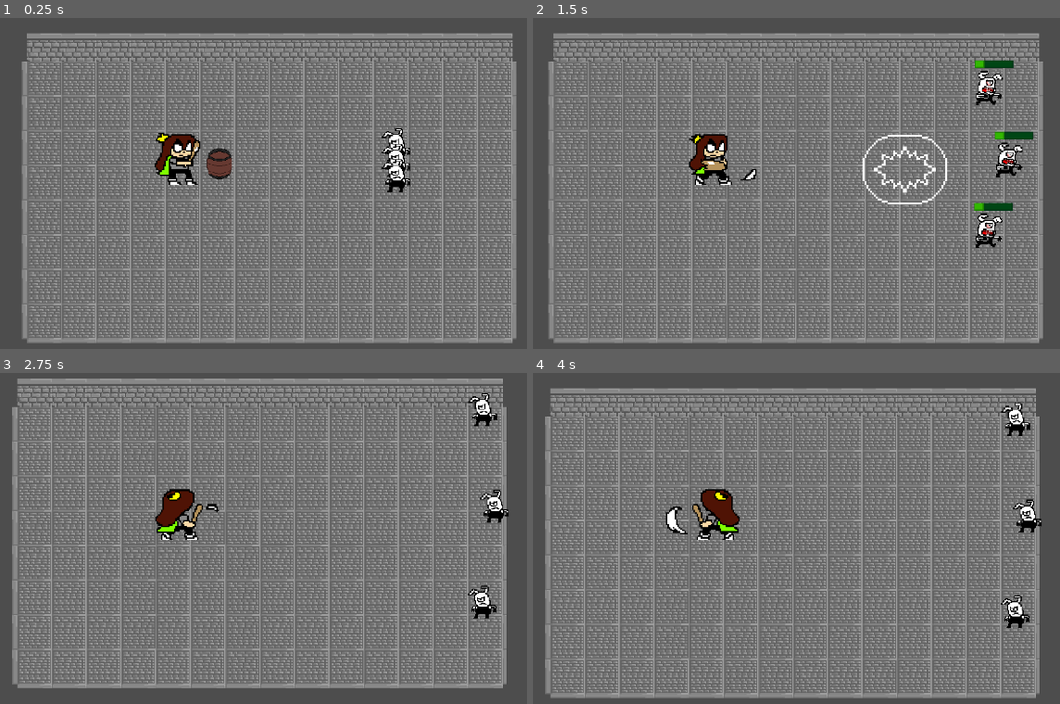
Above: before the commit, frames 1-4 (two rows, left to right).
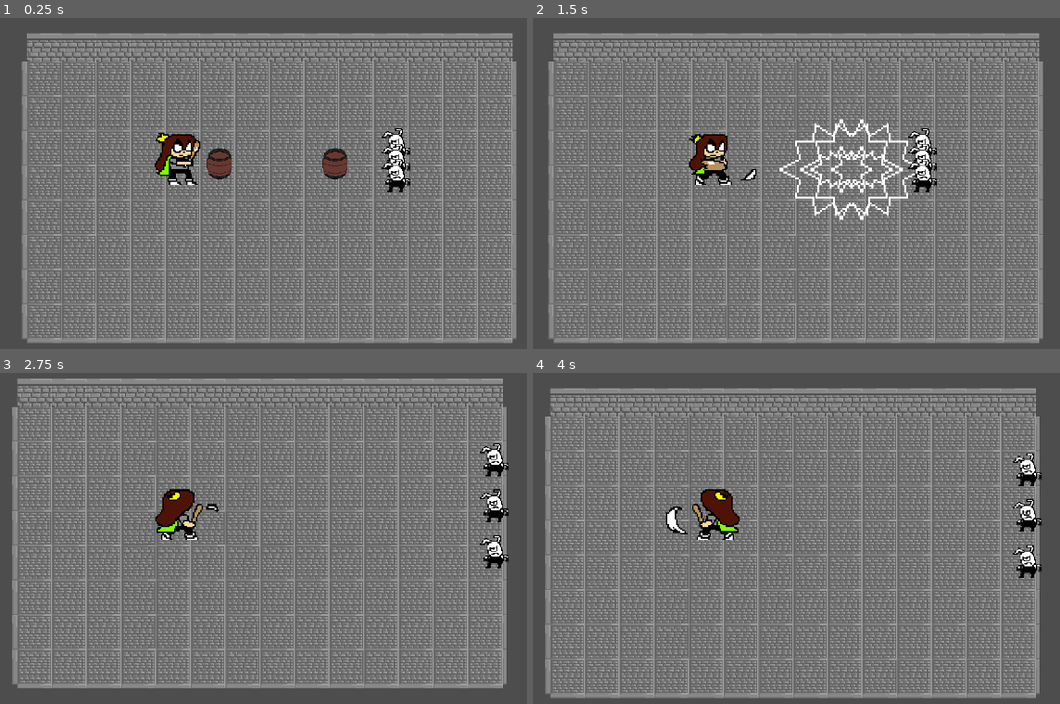
Above: after the commit, the same moments.

Repository: Megameca04/Proyecto_Cuki
Game: Godot game, scene res://Pruebas.tscn
The game is run twice, just before and just after one commit, with the same random seed, the same clock (stepped at 60 frames per second) and the same inputs.
Inputs:
- Up to frame 1 (0.25 s): no input
- Up to frame 2 (1.5 s): tap Enter at 0.5 s; hold Right (ui_right) 0.53-1.28 s; hold Z (Atacar) 0.53-1.28 s; hold Down (ui_down) from 1.28 s (still down); tap X (Dash) at 1.35 s
- Up to frame 3 (2.75 s): release Down (ui_down) at 2.03 s; hold Right (ui_right) from 2.03 s (still down); hold Z (Atacar) from 2.03 s (still down)
- Up to frame 4 (4 s): release Right (ui_right) at 2.78 s; release Z (Atacar) at 2.78 s; hold Up (ui_up) 2.78-3.53 s; tap X (Dash) at 2.85 s; hold Left (ui_left) from 3.53 s (still down); hold Z (Atacar) from 3.53 s (still down)

The runs differ from the first frame. In frame 1, 0.4% of the frame differs, in the area x 61-66%, y 39-49%; in frame 2, 4.0%, in the area x 46-95%, y 12-70%; in frame 3, 1.3%; in frame 4, 1.3%.

Commit message:
Explosiones de barriles arregladas

Diff:
--- a/Cuki-Clash of the Kuins/Pruebas.tscn
+++ b/Cuki-Clash of the Kuins/Pruebas.tscn
@@ -61,6 +61,9 @@
 [node name="Barril_b" parent="." instance=ExtResource("3_l2s6e")]
 position = Vector2(200, 112)
 
+[node name="Barril_b2" parent="." instance=ExtResource("3_l2s6e")]
+position = Vector2(320, 112)
+
 [node name="Rabion" parent="." instance=ExtResource("4_t0wj2")]
 position = Vector2(384, 112)
 
--- a/Cuki-Clash of the Kuins/Scripts/Barril_b.gd
+++ b/Cuki-Clash of the Kuins/Scripts/Barril_b.gd
@@ -22,11 +22,15 @@
 		still = false
 		$AnimationPlayer.play("Rodar")
 		movement = -Vector2(cos(get_angle_to(area.global_position)),sin(get_angle_to(area.global_position)))
-
+	if area.is_in_group("expl_attack"):
+		blow_up()
 
 func _on_hitbox_body_entered(body):
 	if !still:
-		var expl = EXPL.instantiate()
-		expl.global_position = self.global_position
-		call_deferred("add_sibling",expl)
-		queue_free()
+		blow_up()
+
+func blow_up():
+	var expl = EXPL.instantiate()
+	expl.global_position = self.global_position
+	call_deferred("add_sibling",expl)
+	queue_free()
Not shown: 2 places in Cuki-Clash of the Kuins/Entidades/Cuki.tscn that only renumber resources
Not shown: 2 places in Cuki-Clash of the Kuins/Entidades/Rabion.tscn that only renumber resources
